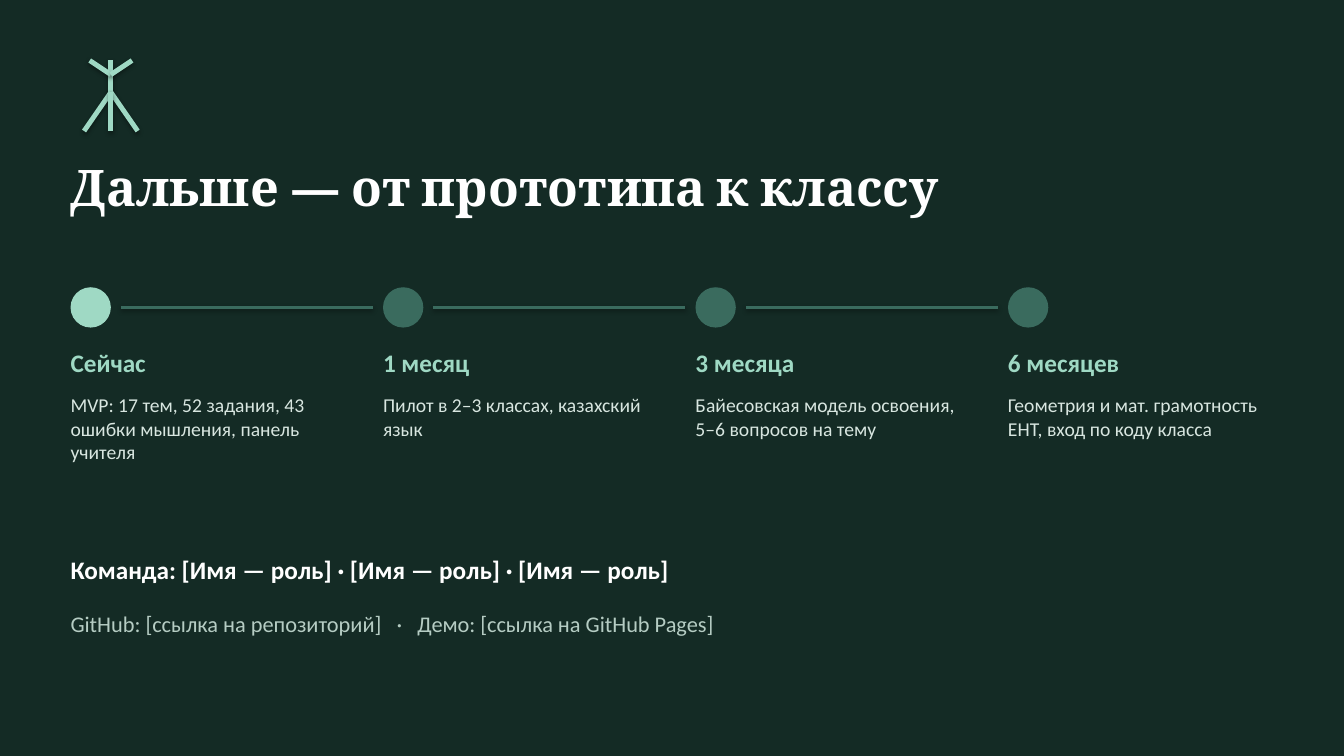
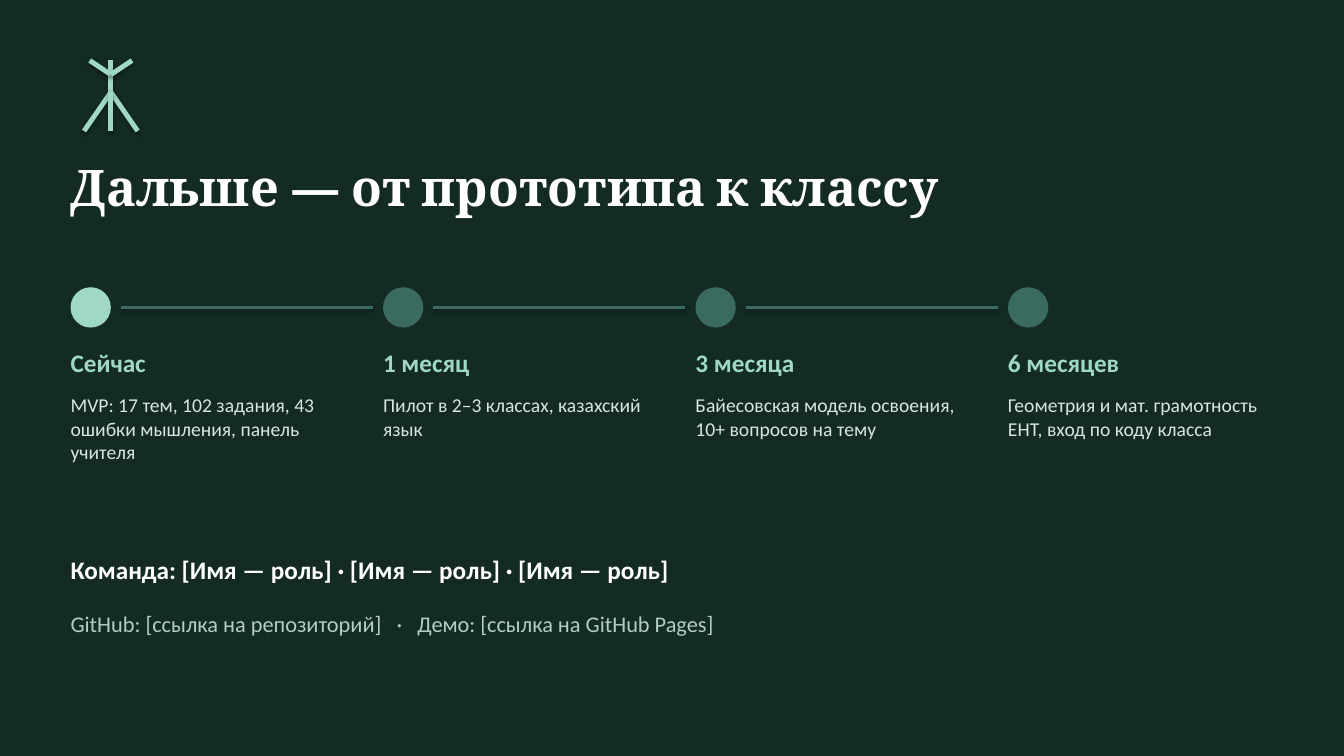
Before and after one commit to sas1k00/hackathonchik, a slide deck: slide 11 of docs/Tamyr_VentureHack2026.pptx (slide 10 before the commit). Drawn at 1344x756 pixels with LibreOffice and Linux fonts; fonts in the diff are those of the drawing. Boxes give left, top, right and bottom in pixels: in the first picture for what was removed or moved away, otherwise in the second. Text is boxed around its words. In the diff, an @@ line names an element or a change of style, - is before the commit and + after.

```diff
--- a/docs/Tamyr_VentureHack2026.pptx
+++ b/docs/Tamyr_VentureHack2026.pptx
@@ text at box(71, 399, 314, 462): text changed @@
-MVP: 17 тем, 52 задания, 43 ошибки мышления, панель учителя
+MVP: 17 тем, 102 задания, 43 ошибки мышления, панель учителя
@@ text at box(695, 398, 954, 439): text changed @@
-Байесовская модель освоения, 5–6 вопросов на тему
+Байесовская модель освоения, 10+ вопросов на тему
```
Also in this commit, not shown: 5 other slides changed, 1 slide added, 11 other files.
